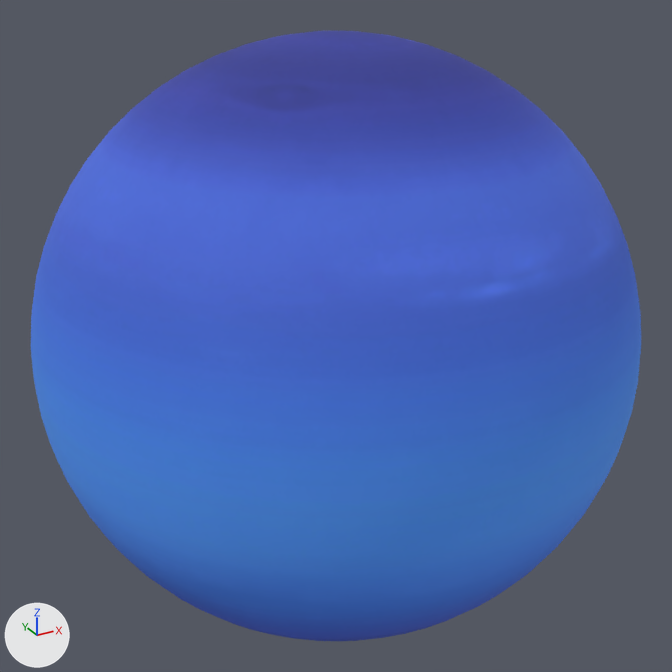
Two versions of the glTF model app/src/main/assets/models/neptune.gltf, one commit apart.
Rendered twice from a 50 mm lens placed at (-0.709, -1.29, 0.645), pointed at (0.0, 0.0, 0.0). The lights are fixed; the arrows at lower left show +X, +Y and +Z.
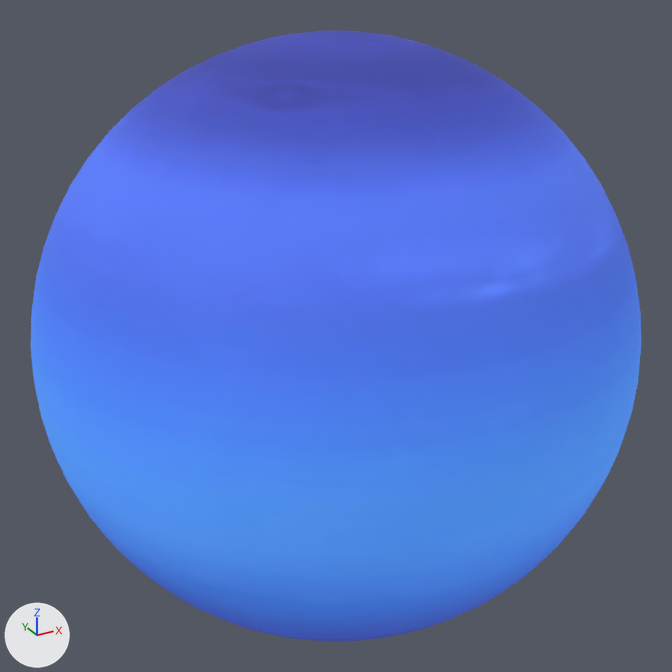
What changed in the scene script:
```text
Change mat_default:
    where n0 = _N.new('ShaderNodeBsdfPrincipled'); n0.name = 'Principled BSDF'
    n0.inputs[28].default_value: 0.3 -> 0.8  # 'Emission Strength'
```

Pixel boxes [x1, y1, x2, y2] of what changed, in the pictures (672 x 672 px):
'Sphere', surface changed: [31, 31, 641, 641] in both
